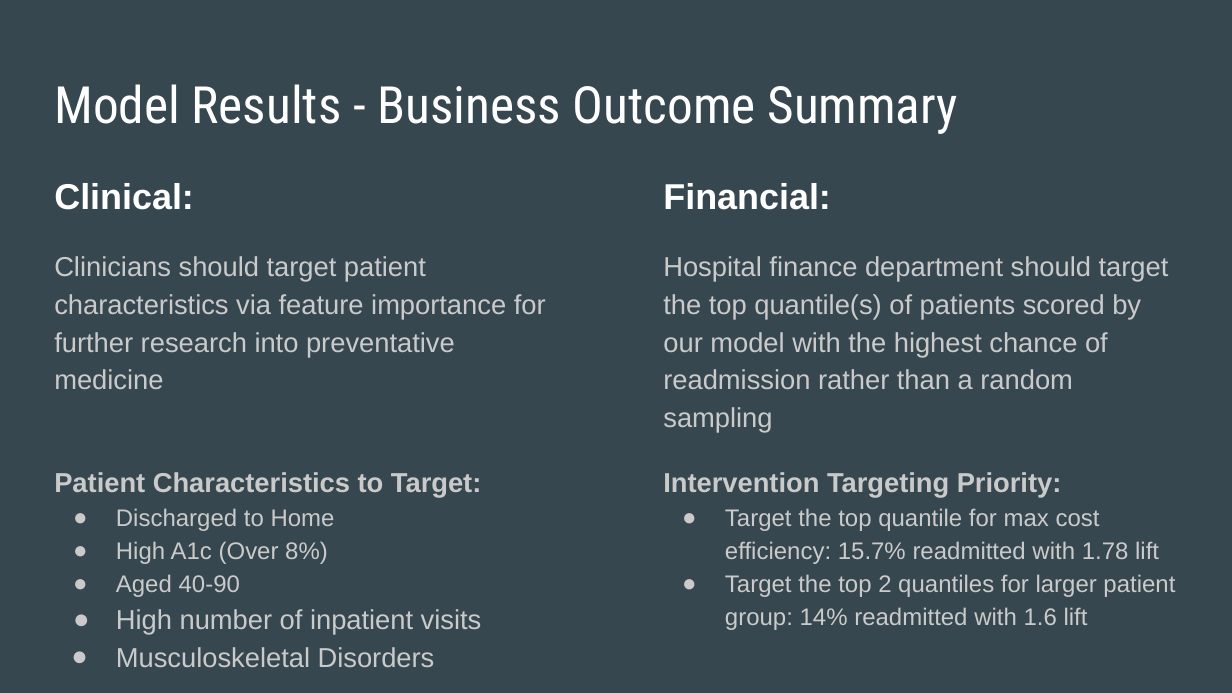
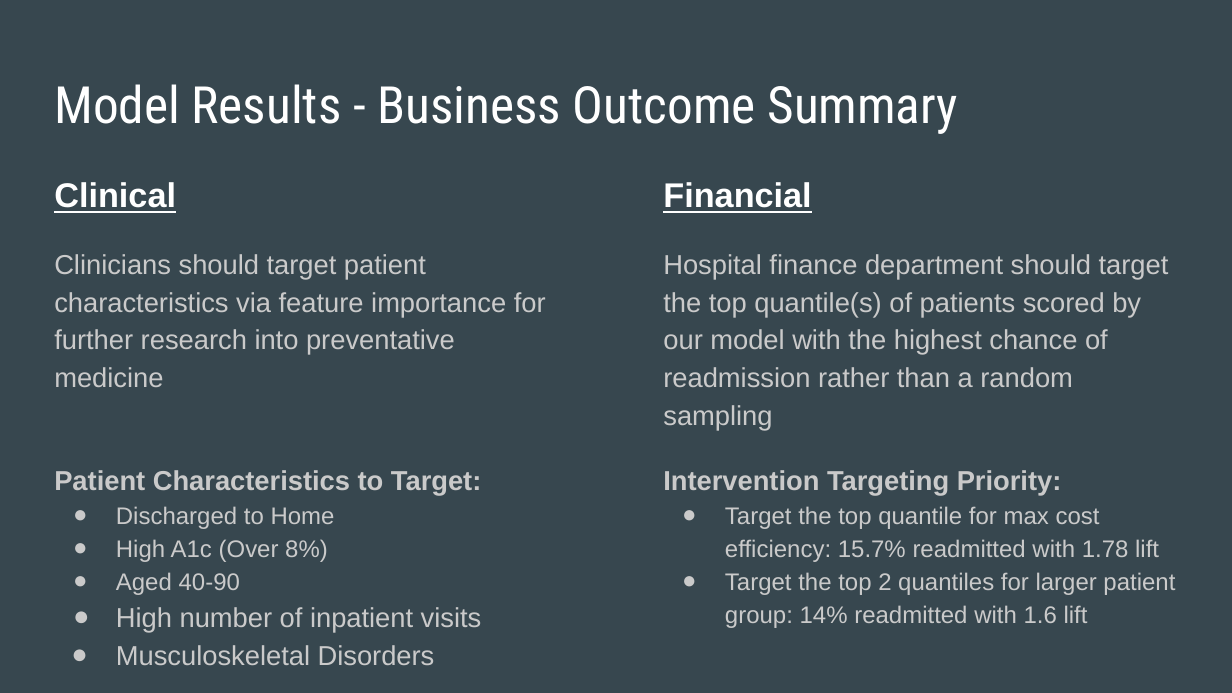
Before and after one commit to sagarwala12/HRRP, a slide deck: slide 34 of HRRP Presentation.pptx (slide 35 before the commit). Drawn at 1232x693 pixels with LibreOffice and Linux fonts; fonts in the diff are those of the drawing. Boxes give left, top, right and bottom in pixels: in the first picture for what was removed or moved away, otherwise in the second. Text is boxed around its words. In the diff, an @@ line names an element or a change of style, - is before the commit and + after.

```diff
--- a/HRRP Presentation.pptx
+++ b/HRRP Presentation.pptx
@@ text at bbox=[54, 182, 176, 213]: text changed; size 21 to 20 pt @@
-Clinical:
+Clinical
@@ text at bbox=[663, 182, 811, 213]: text changed; size 21 to 20 pt @@
-Financial:
+Financial
```
Also in this commit, not shown: 14 other slides changed, 5 slides added, 5 slides removed.
